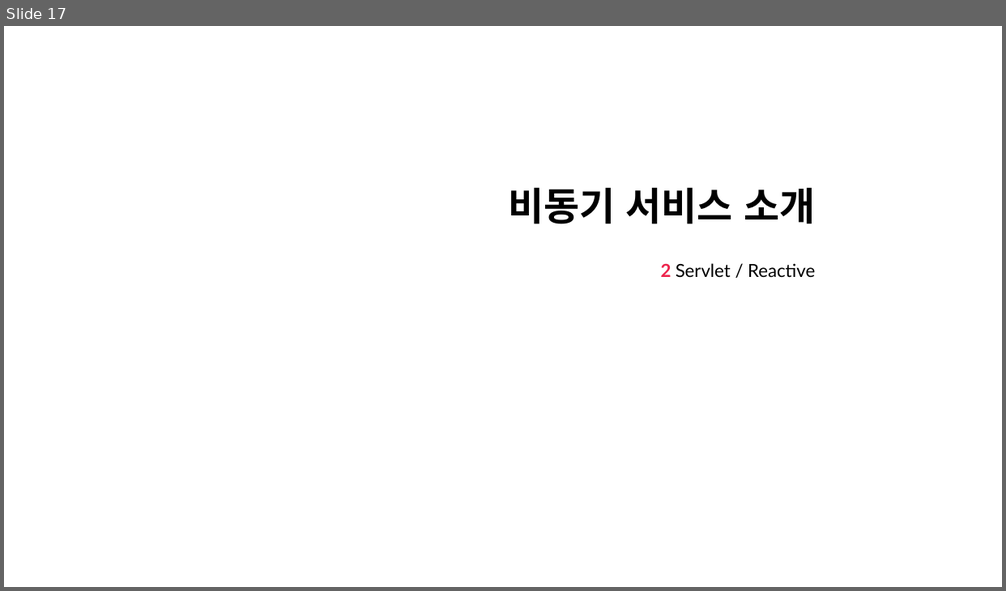
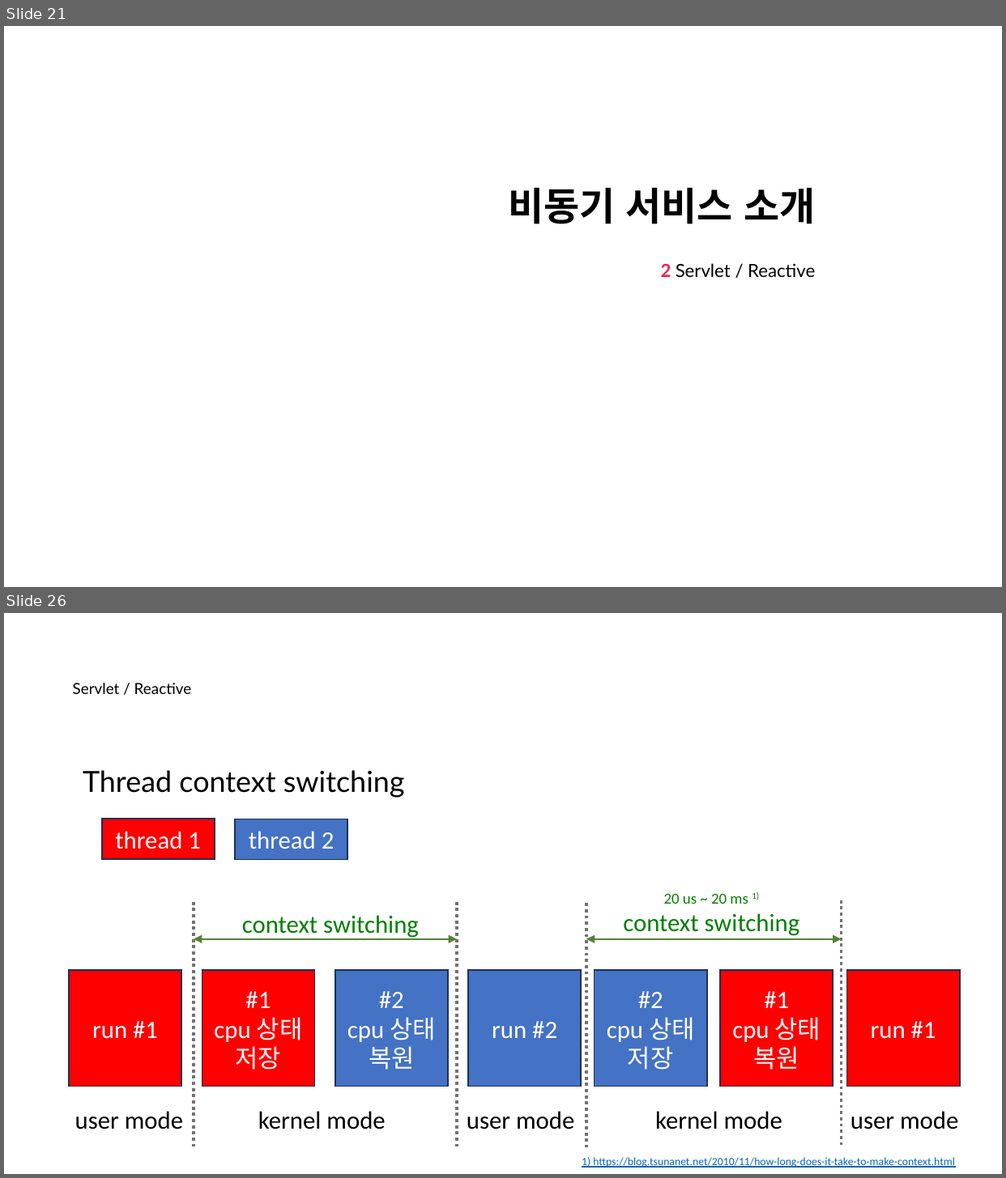
Before and after one commit to nayasis/fastcampus-hyper-webflux, a slide deck: 99.ppt/[Ch4-1. 비동기 서비스 소개] 1-2. 비동기 호출이란 ~ 1-3. Servlet_Reactive.pptx. Shown one above the other, each under a label of ours: slide 17 before the commit, slides 21 and 26 after it; the slides between them are not shown. The pictures are 1006x591 and 1006x1178 pixels, drawn with LibreOffice and Linux fonts; fonts in the diff are those of the drawing; background and template pictures are left out. Boxes give left, top, right and bottom in pixels: in the first picture for what was removed or moved away, otherwise in the second. Text is boxed around its words. In the diff, an @@ line names an element or a change of style, - is before the commit and + after.

```diff
--- a/99.ppt/[Ch4-1. 비동기 서비스 소개] 1-2. 비동기 호출이란 ~ 1-3. Servlet_Reactive.pptx
+++ b/99.ppt/[Ch4-1. 비동기 서비스 소개] 1-2. 비동기 호출이란 ~ 1-3. Servlet_Reactive.pptx
@@ slide 26 added at box(4, 613, 1002, 1174), background picture (left out) @@
@@ title added at box(73, 683, 192, 694), 11 pt, text #000000 @@
+Servlet / Reactive
@@ text added at box(856, 671, 960, 704), 19 pt, text #FFFFFF, bold @@
+  2.
@@ text added at box(856, 703, 960, 735), 8 pt, text #FFFFFF @@
+  비동기 호출이란 ?
@@ text added at box(83, 770, 405, 798), 21 pt, text #000000 @@
+Thread context switching
@@ rectangle added at box(102, 819, 215, 859), fill #FF0000, outline #1E3256 1 pt, 18 pt, text #FFFFFF @@
+thread 1
@@ rectangle added at box(235, 819, 347, 859), fill #4472C4, outline #1E3256 1 pt, 18 pt, text #FFFFFF @@
+thread 2
@@ line added from (194, 902) to (194, 1147), #767171 2.25 pt dashed @@
@@ line added from (457, 902) to (457, 1147), #767171 2.25 pt dashed @@
@@ line added from (586, 904) to (586, 1148), #767171 2.25 pt dashed @@
@@ text added at box(623, 892, 800, 936), 18 pt, text #008000 @@
+20 us ~ 20 ms 1)
+context switching
@@ line added from (842, 901) to (842, 1145), #767171 2.25 pt dashed @@
@@ text added at box(242, 915, 419, 939), 18 pt, text #008000 @@
+context switching
@@ double arrow added from (194, 939) to (457, 939), #548235 1.5 pt @@
@@ double arrow added from (586, 939) to (842, 939), #548235 1.5 pt @@
@@ rectangle added at box(69, 970, 181, 1087), fill #FF0000, outline #1E3256 1 pt, 18 pt, text #FFFFFF @@
+run #1
@@ rectangle added at box(202, 970, 314, 1087), fill #FF0000, outline #1E3256 1 pt, 18 pt, text #FFFFFF @@
+#1
+cpu 상태
+저장
@@ rectangle added at box(335, 970, 448, 1087), fill #4472C4, outline #1E3256 1 pt, 18 pt, text #FFFFFF @@
+#2
+cpu 상태
+복원
@@ rectangle added at box(468, 970, 581, 1087), fill #4472C4, outline #1E3256 1 pt, 18 pt, text #FFFFFF @@
+run #2
@@ rectangle added at box(594, 970, 706, 1087), fill #4472C4, outline #1E3256 1 pt, 18 pt, text #FFFFFF @@
+#2
+cpu 상태
+저장
@@ rectangle added at box(721, 970, 833, 1087), fill #FF0000, outline #1E3256 1 pt, 18 pt, text #FFFFFF @@
+#1
+cpu 상태
+복원
@@ rectangle added at box(847, 970, 960, 1087), fill #FF0000, outline #1E3256 1 pt, 18 pt, text #FFFFFF @@
+run #1
@@ text added at box(75, 1111, 183, 1130), 18 pt, text #000000 @@
+user mode
@@ text added at box(258, 1111, 385, 1130), 18 pt, text #000000 @@
+kernel mode
@@ text added at box(467, 1111, 574, 1130), 18 pt, text #000000 @@
+user mode
@@ text added at box(655, 1111, 782, 1130), 18 pt, text #000000 @@
+kernel mode
@@ text added at box(850, 1111, 958, 1130), 18 pt, text #000000 @@
+user mode
@@ text added at box(582, 1157, 955, 1168), 8 pt, text #0563C1, underline @@
+1) https://blog.tsunanet.net/2010/11/how-long-does-it-take-to-make-context.html
@@ what was slide 17 is now slide 21 @@
```
Also in this commit, not shown: 4 slides changed, 8 other slides added.
